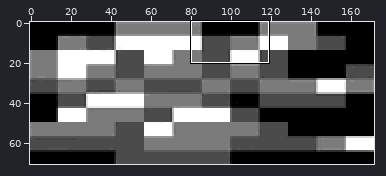
File history of a sprite sheet, gfx/player.png. Above: a wide view before the commit, with the close-up outlined.
Close-up. Earlier state:
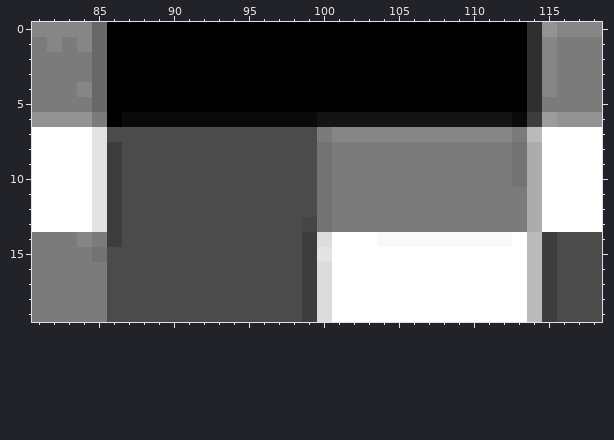
The file is 172x71 pixels. Pixels under 10% opacity are left out. Colours within 5 levels of each other are drawn and written as one. Shown: x 81..118, y 0..19. The commit also changed other parts of the picture, which this record leaves out.
Once edited:
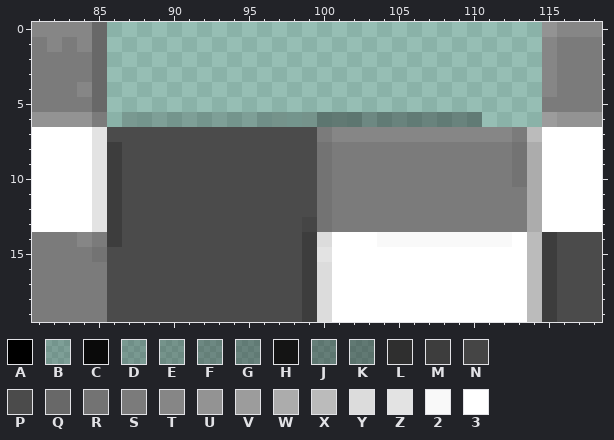
Palette (. is transparent): A #000000  B #0a0a0a2c  C #0a0a0a  D #0c0c0c35  E #0d0d0d3e  F #1111114f  G #14141458  H #141414  J #15151561  K #1717176a  L #2f2f2f  M #3d3d3d  N #454545  P #4b4b4b  Q #686868  R #737373  S #7b7b7b  T #868686  U #939393  V #9c9c9c  W #acacac  X #bbbbbb  Y #dcdcdc  Z #e3e3e3  2 #f9f9f9  3 #ffffff
From old to new:
@@ x 81..118 @@
- 0 TTTTQAAAAAAAAAAAAAAAAAAAAAAAAAAAALUTTT
- 1 STSTQAAAAAAAAAAAAAAAAAAAAAAAAAAAALTSSS
- 2 SSSSQAAAAAAAAAAAAAAAAAAAAAAAAAAAALTSSS
- 3 SSSSQAAAAAAAAAAAAAAAAAAAAAAAAAAAALTSSS
- 4 SSSTQAAAAAAAAAAAAAAAAAAAAAAAAAAAALTSSS
- 5 SSSSQAAAAAAAAAAAAAAAAAAAAAAAAAAAALSSSS
- 6 UUUUSACCCCCCCCCCCCCHHHHHHHHHHHHHCMVUUU
+ 0 TTTTQ.............................UTTT
+ 1 STSTQ.............................TSSS
+ 2 SSSSQ.............................TSSS
+ 3 SSSSQ.............................TSSS
+ 4 SSSTQ.............................TSSS
+ 5 SSSSQ.............................SSSS
+ 6 UUUUS.DBBBBBBBBDEBEJKJFGGGGGGG....VUUU
  7 3333ZPPPPPPPPPPPPPPSTTTTTTTTTTTTSX3333
Boxes around the changes in both close-ups, in picture pixels (x1, y1, x2, y2):
changed: (107, 22, 542, 127)
